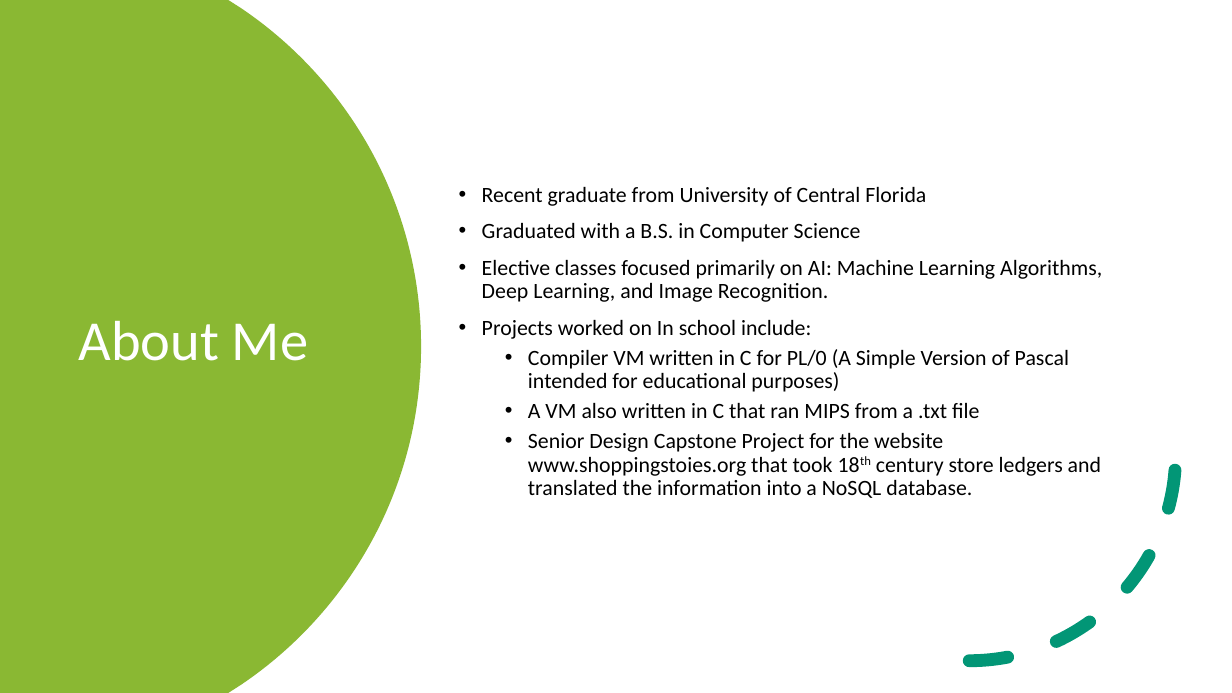
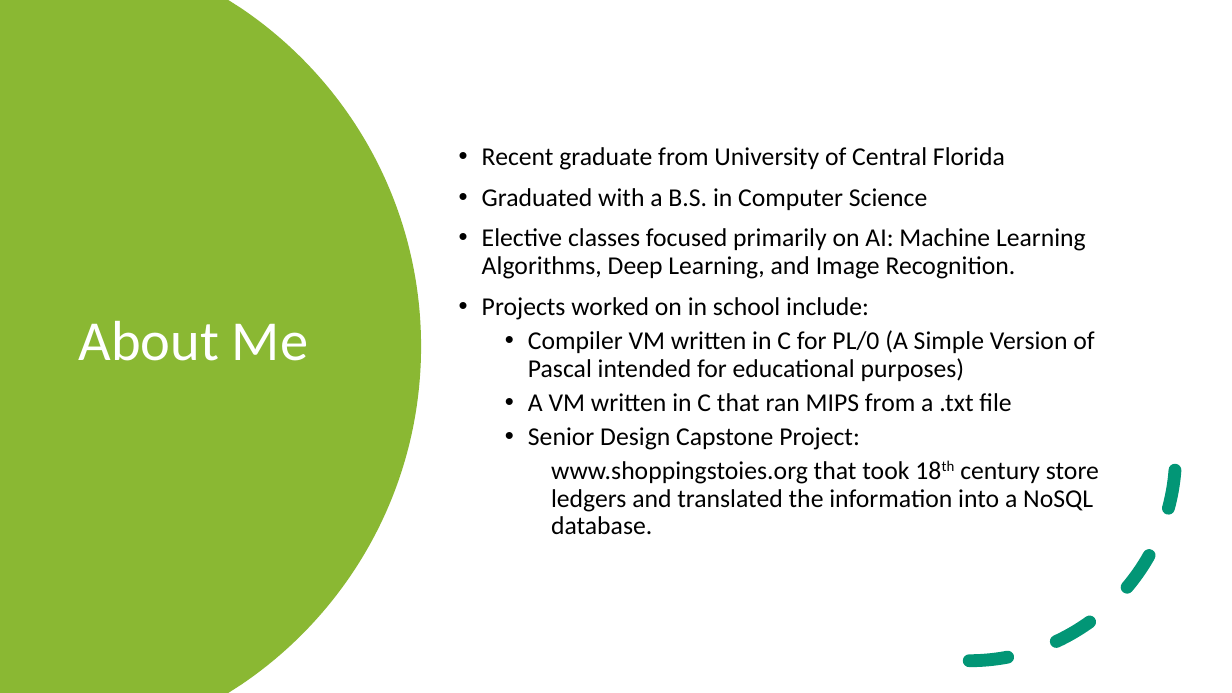
Before and after one commit to Ckarlson011/Capstone, a slide deck: slide 2 of National Park Visits.pptx. Drawn at 1232x693 pixels with LibreOffice and Linux fonts; fonts in the diff are those of the drawing. Boxes give left, top, right and bottom in pixels: in the first picture for what was removed or moved away, otherwise in the second. Text is boxed around its words. In the diff, an @@ line names an element or a change of style, - is before the commit and + after.

Commit message:
commit powerpoint

```diff
--- a/National Park Visits.pptx
+++ b/National Park Visits.pptx
@@ text at [482,147,1094,381]: size 17 to 20 pt in "Recent graduate from University of Central Florida", "Graduated with a B.S. in Computer Science", "Elective classes focused primarily on AI: Machine ...", "Compiler VM written in C for PL/0 ..." @@
@@ text at [482,297,869,320]: text changed; size 17 to 20 pt @@
-• Projects worked on In school include:
+• Projects worked on in school include:
@@ text at [528,393,1099,534]: text changed; size 17 to 20 pt @@
-  • A VM also written in C that ran MIPS from a .txt file
-  • Senior Design Capstone Project for the website www.shoppingstoies.org that took 18th century store ledgers and translated the information into a NoSQL database.
+  • A VM written in C that ran MIPS from a .txt file
+  • Senior Design Capstone Project:
+    www.shoppingstoies.org that took 18th century store ledgers and translated the information into a NoSQL database.
```
Also in this commit, not shown: 2 other slides changed.
